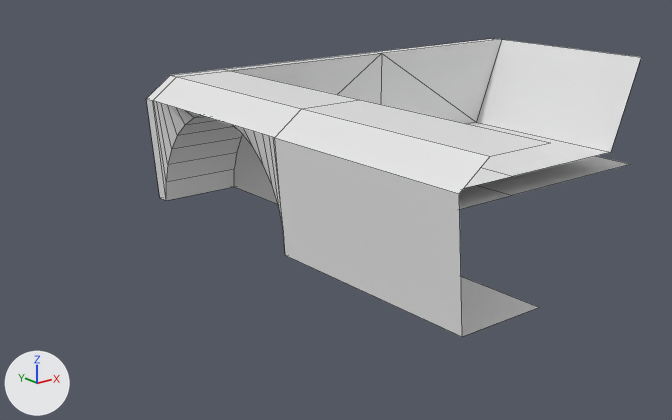
Before and after pictures for a commit that changed the Blender file Models/BodyParts.blend.
The view is the same before and after, from a camera (50 mm lens) standing at (-3.48, -3.94, 1.32) and looking at (-0.89, -0.7, 0.02). Lighting does not change. The marker at lower left points along +X, +Y and +Z. Mesh edges are drawn as thin lines.

In view in the first picture: 'CenterFront', 'CenterMiddle', 'SideFront', 'SideStraight', 'SideWheelOpening'.
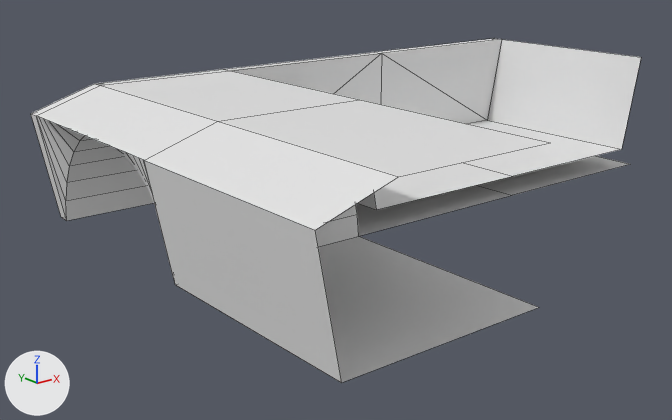
Pixel boxes [x1, y1, x2, y2] of what changed, in the pictures (672 x 420 px; the box of a moved part takes in the faces that stretch with it):
'SideStraight', mesh rescaled (47% wider, 19% taller)
    before: [275, 100, 550, 337]
    after: [144, 100, 550, 383]
'SideWheelOpening', mesh rescaled (57% wider, 14% taller)
    before: [153, 71, 359, 247]
    after: [36, 71, 359, 271]
'CenterMiddle', reshaped
    before: [459, 40, 641, 209]
    after: [356, 40, 641, 236]
'SideFront', mesh rescaled (135% wider, 16% taller)
    before: [146, 69, 230, 200]
    after: [31, 69, 230, 221]
part 3 of me_cylinder_009, moved or reshaped
    before: [465, 40, 640, 188]
    after: [358, 40, 641, 210]

Diff of the bpy script that builds the scene:
```diff
--- a/Models/BodyParts.blend.py
+++ b/Models/BodyParts.blend.py
@@ me_cylinder_004 @@
 me_cylinder_004.from_pydata(...)  # 55 vertices, 35 faces; spans x -0.434..0.0, y -0.5..0.5, z 0.0..0.6
 # used by ob_sidewheelopening; location = (-1.0, -0.5, 0.0)
+# me_cylinder_004 part 1: the whole mesh is scaled about its middle by (2.31, 1, 1), then moved by (-0.283, 0.0, 0.0)
@@ me_cylinder_005 @@
 me_cylinder_005.from_pydata(...)  # 10 vertices, 4 faces; spans x -0.434..0.0, y -1.0..0.0, z 0.0..0.6
 # used by ob_sidestraight; location = (-1.0, -1.0, 0.0)
+# me_cylinder_005 part 2: the whole mesh is scaled about its middle by (2.31, 1, 1), then moved by (-0.283, 0.0, 0.0)
@@ me_cylinder_009 @@
 me_cylinder_009.from_pydata(...)  # 10 vertices, 3 faces; spans x -1.0..0.0, y -0.5..0.5, z 0.0..0.6
 # used by ob_centermiddle; location = (0.0, -0.5, 0.0)
-me_cylinder_009.vertices[2].co = (-0.8, 0.5, 0.1)
-me_cylinder_009.vertices[3].co = (-0.8, -0.5, 0.1)
+# me_cylinder_009 part 3
+me_cylinder_009.vertices[2].co = (-0.9, 0.5, 0.1)
+me_cylinder_009.vertices[3].co = (-0.9, -0.5, 0.1)  # pixel (376, 209)
@@ me_cylinder_010 @@
 me_cylinder_010.from_pydata(...)  # 12 vertices, 8 faces; spans x -0.434..0.0, y 0.0..0.2, z 0.0..0.6
 # used by ob_sidefront; location = (-1.0, 0.0, 0.0)
+# me_cylinder_010 part 4: the whole mesh is scaled about its middle by (2.31, 1, 1), then moved by (-0.283, 0.0, 0.0)
```
